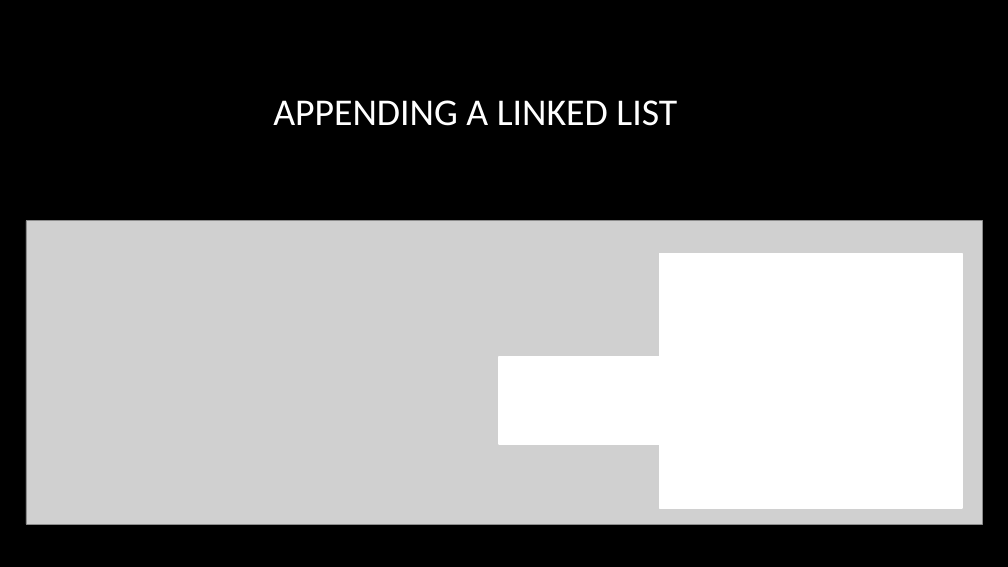
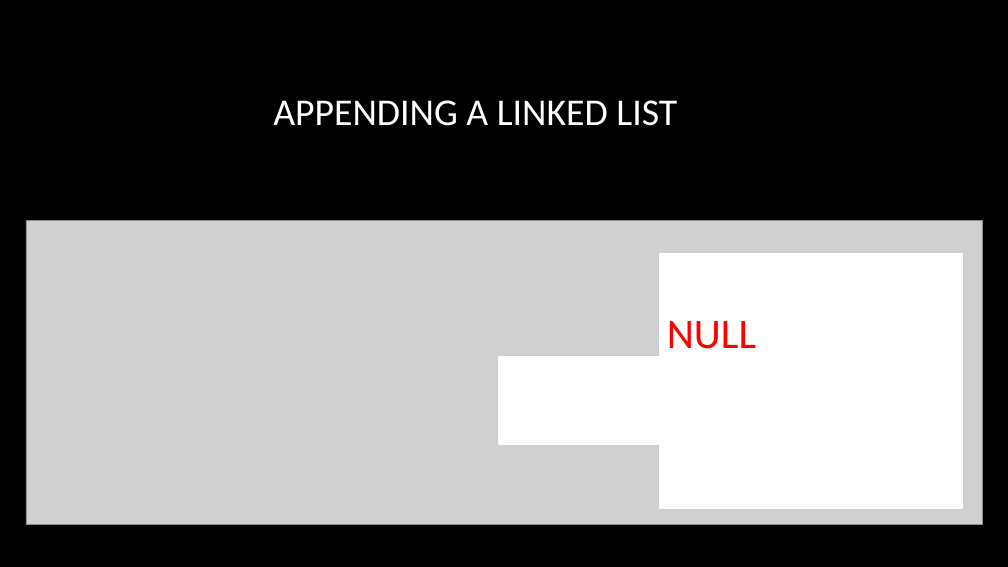
Before and after one commit to dwilliams427/CaesarCipher, a slide deck: slide 8 of CaesarCipher_CIS113_DW.pptx. Drawn at 1008x567 pixels with LibreOffice and Linux fonts; fonts in the diff are those of the drawing; grey boxes stand for pictures; background and template pictures are left out. Boxes give left, top, right and bottom in pixels: in the first picture for what was removed or moved away, otherwise in the second. Text is boxed around its words. In the diff, an @@ line names an element or a change of style, - is before the commit and + after.

```diff
--- a/CaesarCipher_CIS113_DW.pptx
+++ b/CaesarCipher_CIS113_DW.pptx
@@ text added at [667,321,756,349], 40 pt, text #FF0000 @@
+NULL
```
Also in this commit, not shown: 2 other slides changed.
